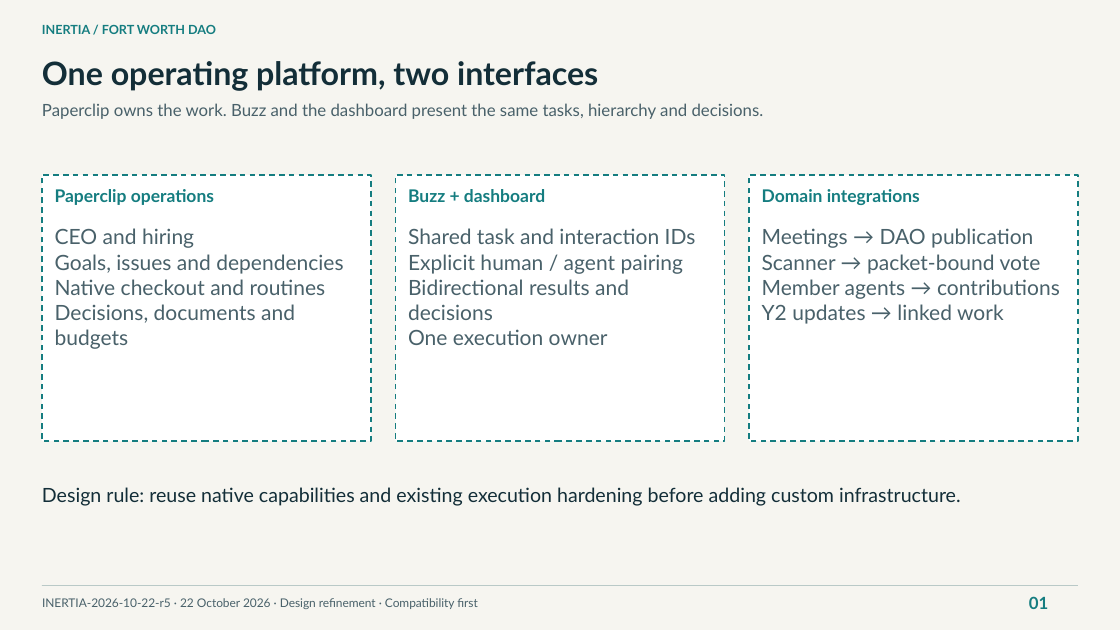
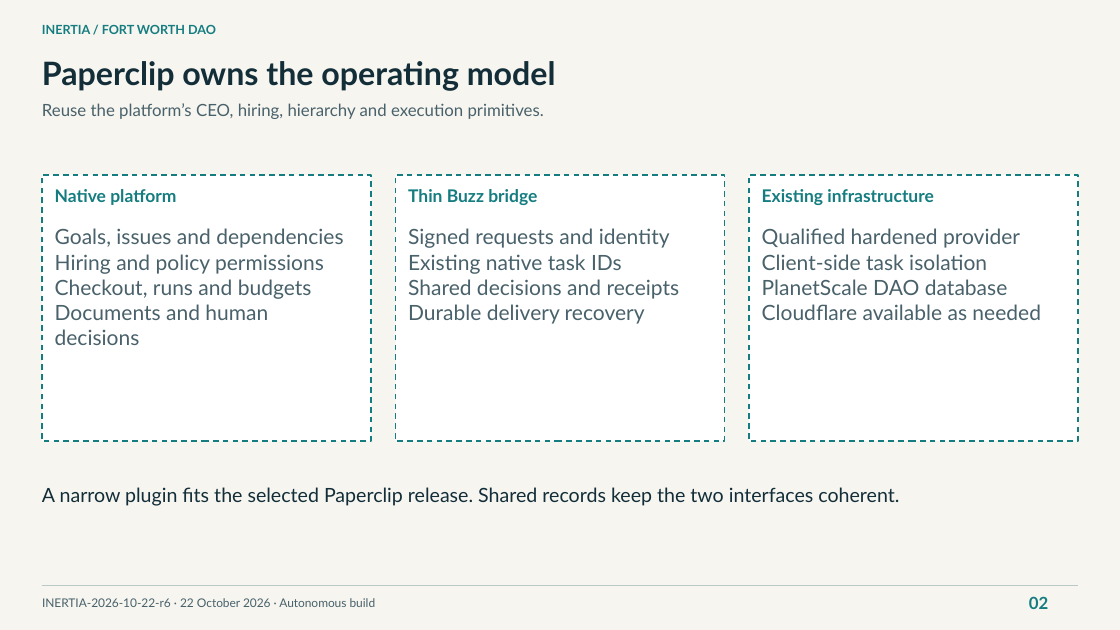
Before and after one commit to NetRxn/Inertia, a slide deck: slide 2 of Inertia-Architecture.pptx (slide 1 before the commit). Drawn at 1120x630 pixels with LibreOffice and Linux fonts; fonts in the diff are those of the drawing. Boxes give left, top, right and bottom in pixels: in the first picture for what was removed or moved away, otherwise in the second. Text is boxed around its words. In the diff, an @@ line names an element or a change of style, - is before the commit and + after.

Commit message:
docs: synchronize r6 implementation evidence and delivery artifacts

```diff
--- a/Inertia-Architecture.pptx
+++ b/Inertia-Architecture.pptx
@@ text at box(42, 61, 556, 91): text changed @@
-One operating platform, two interfaces
+Paperclip owns the operating model
@@ text at box(42, 103, 544, 119): text changed @@
-Paperclip owns the work. Buzz and the dashboard present the same tasks, hierarchy and decisions.
+Reuse the platform’s CEO, hiring, hierarchy and execution primitives.
@@ text at box(55, 189, 176, 205): text changed @@
-Paperclip operations
+Native platform
@@ text at box(408, 189, 537, 205): text changed @@
-Buzz + dashboard
+Thin Buzz bridge
@@ text at box(762, 189, 934, 205): text changed @@
-Domain integrations
+Existing infrastructure
@@ text at box(55, 228, 194, 248): paragraph removed @@
-CEO and hiring
@@ text at box(408, 228, 680, 324): text changed @@
-Shared task and interaction IDs
-Explicit human / agent pairing
-Bidirectional results and decisions
-One execution owner
+Signed requests and identity
+Existing native task IDs
+Shared decisions and receipts
+Durable delivery recovery
@@ text at box(762, 228, 1041, 320): text changed @@
-Meetings → DAO publication
-Scanner → packet-bound vote
-Member agents → contributions
-Y2 updates → linked work
+Qualified hardened provider
+Client-side task isolation
+PlanetScale DAO database
+Cloudflare available as needed
@@ text at box(55, 254, 324, 345): text changed @@
-Native checkout and routines
-Decisions, documents and budgets
+Hiring and policy permissions
+Checkout, runs and budgets
+Documents and human decisions
@@ text at box(42, 487, 899, 506): text changed @@
-Design rule: reuse native capabilities and existing execution hardening before adding custom infrastructure.
+A narrow plugin fits the selected Paperclip release. Shared records keep the two interfaces coherent.
@@ text at box(42, 598, 376, 607): text changed @@
-INERTIA-2026-10-22-r5 · 22 October 2026 · Design refinement · Compatibility first
+INERTIA-2026-10-22-r6 · 22 October 2026 · Autonomous build
@@ text at box(1029, 596, 1048, 609): text changed @@
-01
+02
```
Also in this commit, not shown: 5 other slides changed, 2 slides added, 1 slide removed, 4 other files.
